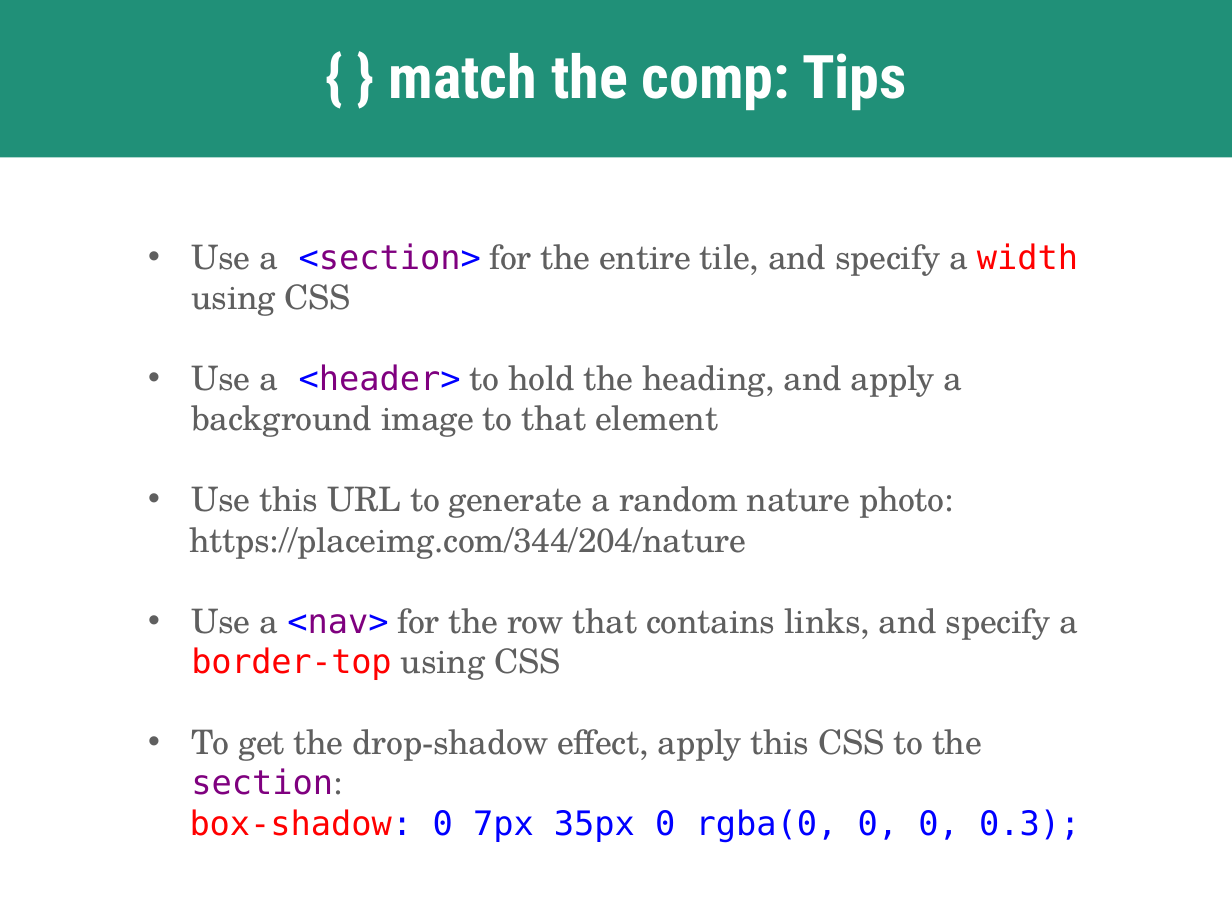
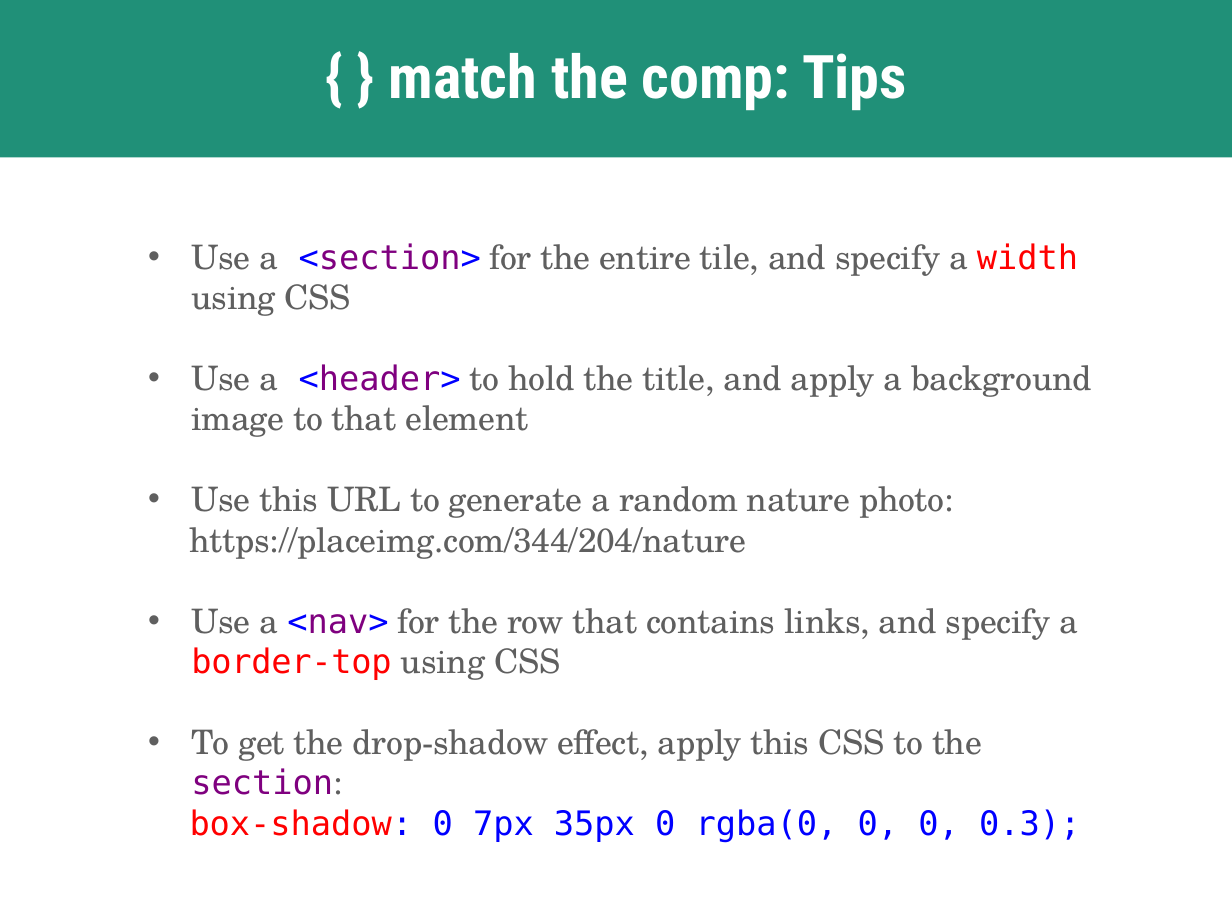
Before and after one commit to skornfeld/svc-class-jan-2018, a slide deck: slide 71 of slides/week-3.pptx. Drawn at 1232x924 pixels with LibreOffice and Linux fonts; fonts in the diff are those of the drawing. Boxes give left, top, right and bottom in pixels: in the first picture for what was removed or moved away, otherwise in the second. Text is boxed around its words. In the diff, an @@ line names an element or a change of style, - is before the commit and + after.

```diff
--- a/slides/week-3.pptx
+++ b/slides/week-3.pptx
@@ text at box(191, 364, 1092, 437): text changed @@
-• Use a <header> to hold the heading, and apply a background image to that element
+• Use a <header> to hold the title, and apply a background image to that element
```
Also in this commit, not shown: 1 other slide changed, 1 other file.
